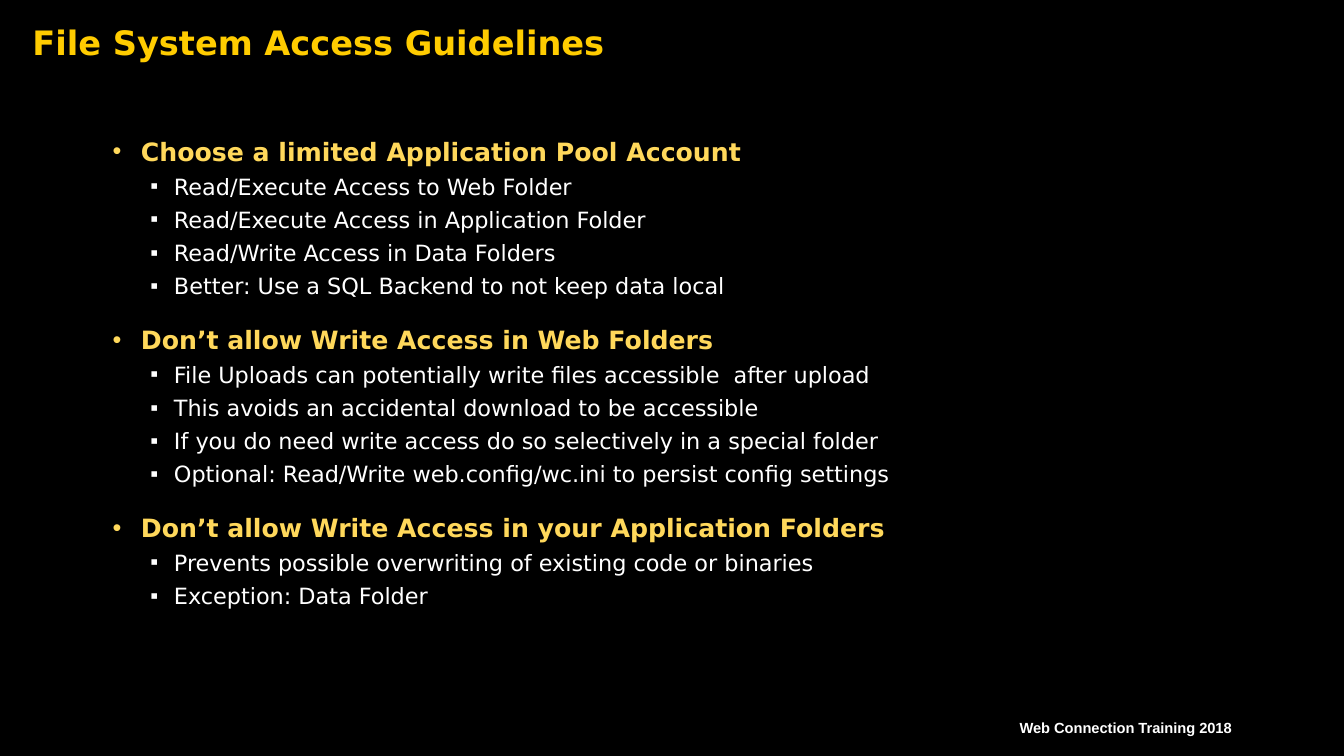
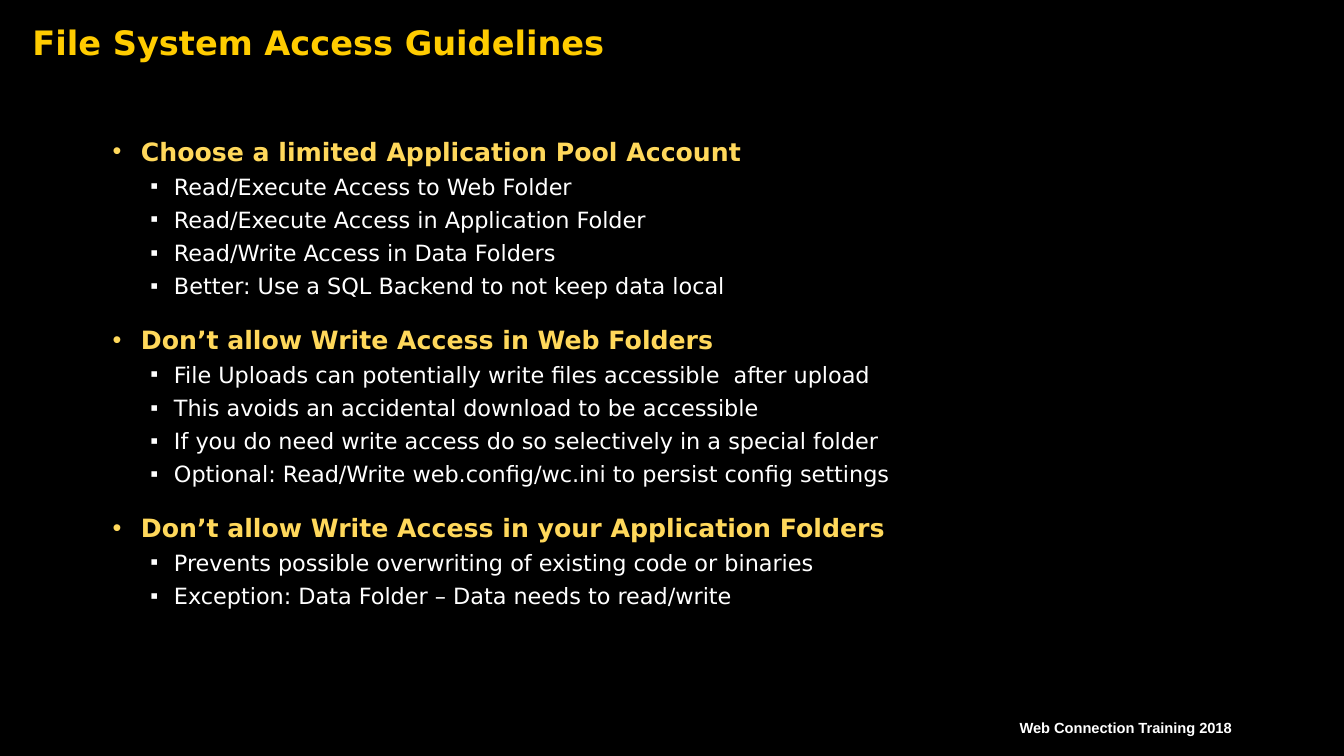
Before and after one commit to RickStrahl/SWFOX18_WebConnectionSecurity, a slide deck: slide 10 of Content/Strahl_WebConnectionSecurity.pptx. Drawn at 1344x756 pixels with LibreOffice and Linux fonts; fonts in the diff are those of the drawing; background and template pictures are left out. Boxes give left, top, right and bottom in pixels: in the first picture for what was removed or moved away, otherwise in the second. Text is boxed around its words. In the diff, an @@ line names an element or a change of style, - is before the commit and + after.

```diff
--- a/Content/Strahl_WebConnectionSecurity.pptx
+++ b/Content/Strahl_WebConnectionSecurity.pptx
@@ text at <box>174,587,732,609</box>: text changed @@
-  ▪ Exception: Data Folder
+  ▪ Exception: Data Folder – Data needs to read/write
```
Also in this commit, not shown: 6 other slides changed, 3 other files.
